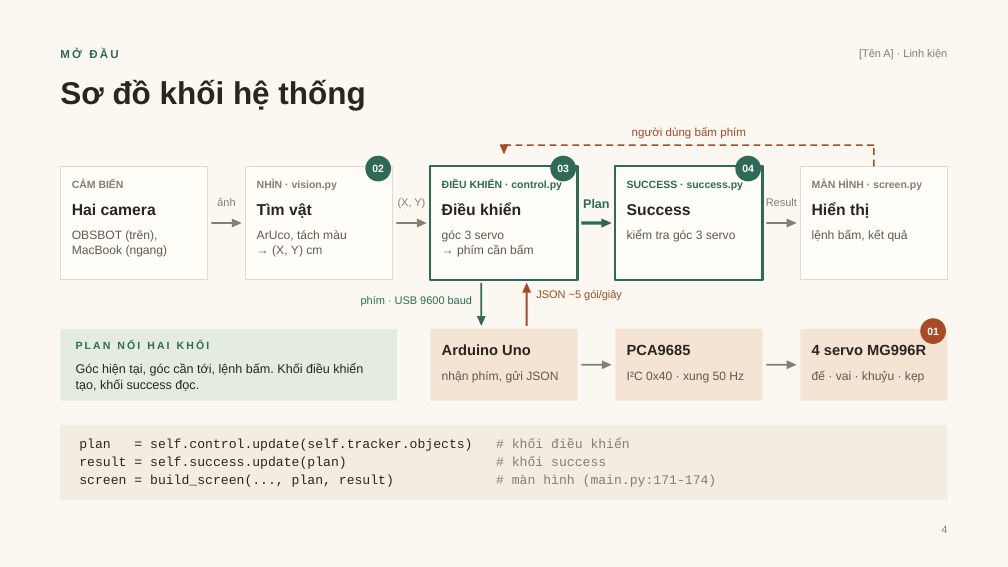
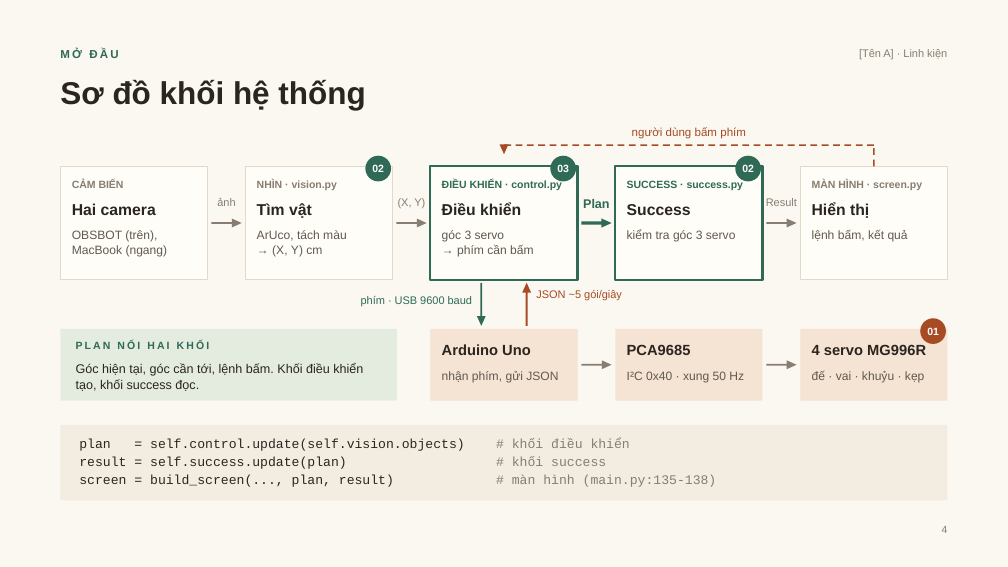
Before and after one commit to DuongNAD/Project_IoT, a slide deck: slide 4 of slides/Project_IoT_ThuyetTrinh.pptx. Drawn at 1008x567 pixels with LibreOffice and Linux fonts; fonts in the diff are those of the drawing. Boxes give left, top, right and bottom in pixels: in the first picture for what was removed or moved away, otherwise in the second. Text is boxed around its words. In the diff, an @@ line names an element or a change of style, - is before the commit and + after.

```diff
--- a/slides/Project_IoT_ThuyetTrinh.pptx
+++ b/slides/Project_IoT_ThuyetTrinh.pptx
@@ text in ellipse at bbox=[742, 165, 754, 172]: text changed @@
-04
+02
@@ text at bbox=[79, 439, 465, 451]: text changed @@
-plan = self.control.update(self.tracker.objects) # khối điều khiển
+plan = self.control.update(self.vision.objects) # khối điều khiển
@@ text at bbox=[79, 474, 717, 487]: text changed @@
-screen = build_screen(..., plan, result) # màn hình (main.py:171-174)
+screen = build_screen(..., plan, result) # màn hình (main.py:135-138)
```
Also in this commit, not shown: 18 other slides changed, 1 slide removed, 26 other files.
